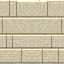
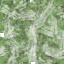
The second 64px x 64px image is a revision of the first. Changes to its layers:
added layer "Copie de Copie de MOSS64" (75%) above "Copie de MOSS64" over [0, 0, 64, 64]
hid group "Groupe de calques" (12 layers) over [0, 0, 64, 64]
hid "middle-corner-ok" over [2, 1, 62, 63]
hid "castle_cornwall.png" over [0, 0, 64, 64]
hid "castle_pavement_brick.png" over [0, 0, 64, 64]
hid "castle_stonewall.png" over [0, 0, 64, 64]
